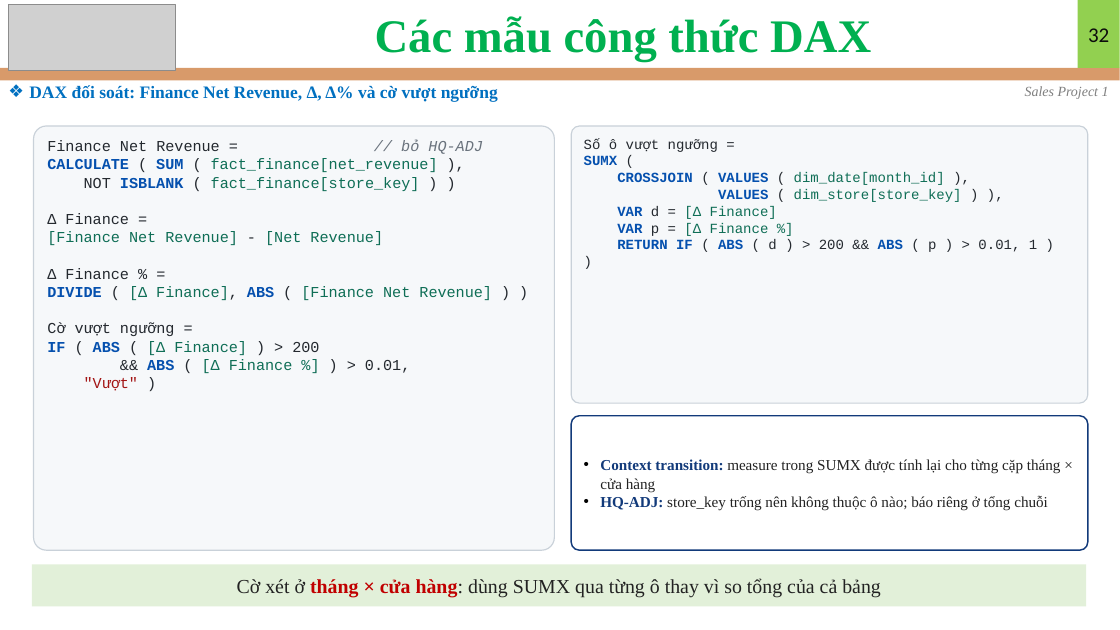
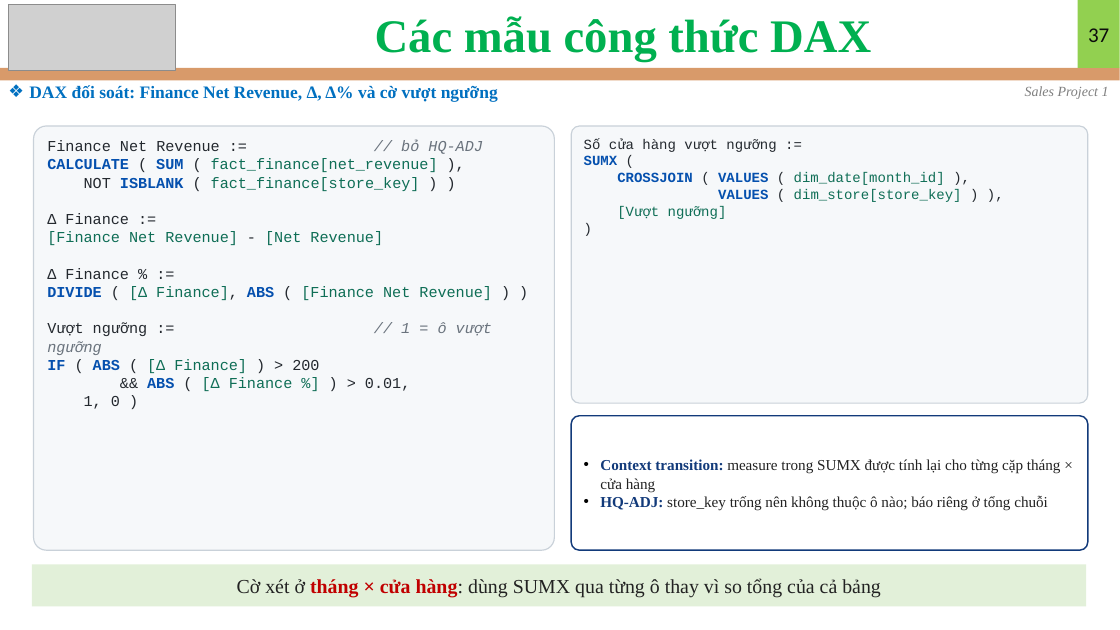
Before and after one commit to nguyennguyenphuc/eDA-Mentor, a slide deck: slide 37 of Sales/Sales Data/Project 1/Slide_Project_1.pptx (slide 32 before the commit). Drawn at 1120x630 pixels with LibreOffice and Linux fonts; fonts in the diff are those of the drawing; grey boxes stand for pictures. Boxes give left, top, right and bottom in pixels: in the first picture for what was removed or moved away, otherwise in the second. Text is boxed around its words. In the diff, an @@ line names an element or a change of style, - is before the commit and + after.

```diff
--- a/Sales/Sales Data/Project 1/Slide_Project_1.pptx
+++ b/Sales/Sales Data/Project 1/Slide_Project_1.pptx
@@ page number at <box>1088,28,1109,42</box>: text changed @@
-32
+37
@@ text in rounded rectangle at <box>47,140,483,154</box>: text changed @@
-Finance Net Revenue = // bỏ HQ-ADJ
+Finance Net Revenue := // bỏ HQ-ADJ
@@ text in rounded rectangle at <box>584,138,776,152</box>: text changed @@
-Số ô vượt ngưỡng =
+Số cửa hàng vượt ngưỡng :=
@@ text in rounded rectangle at <box>617,206,727,219</box>: text changed; text colour #24292F to #0F6E56 @@
-VAR d = [Δ Finance]
-VAR p = [Δ Finance %]
-RETURN IF ( ABS ( d ) > 200 && ABS ( p ) > 0.01, 1 )
+[Vượt ngưỡng]
@@ text in rounded rectangle at <box>47,322,492,355</box>: text changed; text colour #24292F to #6A737D; italic on @@
-Cờ vượt ngưỡng =
+Vượt ngưỡng := // 1 = ô vượt ngưỡng
@@ text in rounded rectangle at <box>84,396,120,409</box>: text changed; text colour #A31515 to #24292F @@
-"Vượt" )
+1, 0 )
```
Also in this commit, not shown: 11 other slides changed, 7 slides added, 34 other files.
